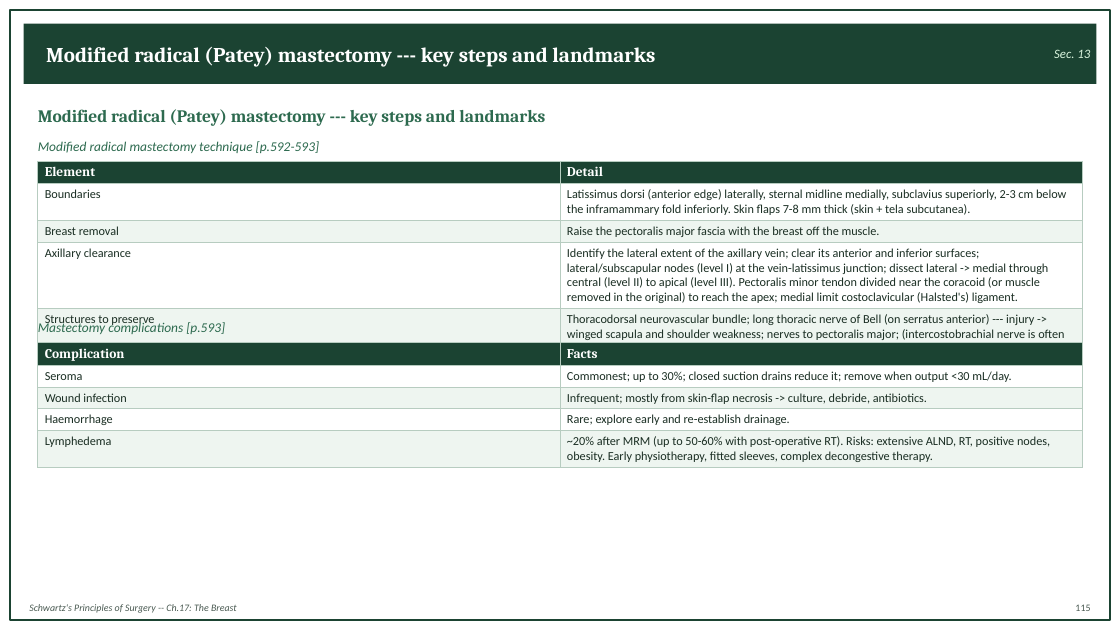
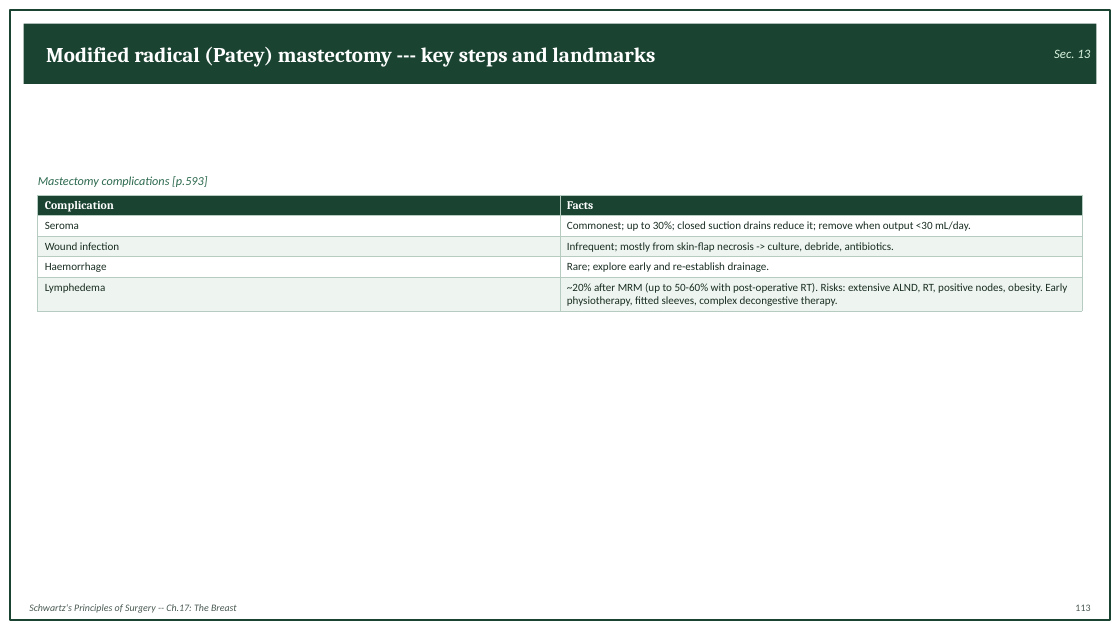
Before and after one commit to Muluamlak/Phone, a slide deck: slide 126 of Schwartz_Ch17_The_Breast_StudyNotes.pptx (slide 128 before the commit). Drawn at 1120x630 pixels with LibreOffice and Linux fonts; fonts in the diff are those of the drawing. Boxes give left, top, right and bottom in pixels: in the first picture for what was removed or moved away, otherwise in the second. Text is boxed around its words. In the diff, an @@ line names an element or a change of style, - is before the commit and + after.

```diff
--- a/Schwartz_Ch17_The_Breast_StudyNotes.pptx
+++ b/Schwartz_Ch17_The_Breast_StudyNotes.pptx
@@ text removed at [38,109,545,126] @@
-Modified radical (Patey) mastectomy --- key steps and landmarks
@@ text removed at [38,141,319,153] @@
-Modified radical mastectomy technique [p.592-593]
@@ text "Mastectomy complications [p.593]": place and size @@
-text "Mastectomy complications [p.593]" at [38,321,225,334]
+text "Mastectomy complications [p.593]" at [38,176,207,187]
@@ text "Mastectomy complications [p.593]" at [38,176,207,187]: size 11.5 to 10.5 pt @@
@@ table removed at [38,161,1083,361], 5 rows, 2 columns @@
-Element | Detail
-Boundaries | Latissimus dorsi (anterior edge) laterally, sternal midline medially, subclavius superiorly, 2-3 cm below the inframammary fold inferiorly. Skin flaps 7-8 mm thick (skin + tela subcutanea).
-Breast removal | Raise the pectoralis major fascia with the breast off the muscle.
-Axillary clearance | Identify the lateral extent of the axillary vein; clear its anterior and inferior surfaces; lateral/subscapular nodes (level I) at the vein-latissimus junction; dissect lateral -> medial through central (level II) to apical (level III). Pectoralis minor tendon divided near the coracoid (or muscle removed in the original) to reach the apex; medial limit costoclavicular (Halsted's) ligament.
-Structures to preserve | Thoracodorsal neurovascular bundle; long thoracic nerve of Bell (on serratus anterior) --- injury -> winged scapula and shoulder weakness; nerves to pectoralis major; (intercostobrachial nerve is often sacrificed -> medial arm numbness).
@@ table at [38,195,1083,310] @@
@@ size 11.5 to 10 pt in "Complication", "Facts" @@
@@ size 10.5 to 9.5 pt @@
@@ table: place and size @@
-table at [38,343,1083,466]
+table at [38,195,1083,310]
```
Also in this commit, not shown: 132 other slides changed, 9 slides added, 11 slides removed.
